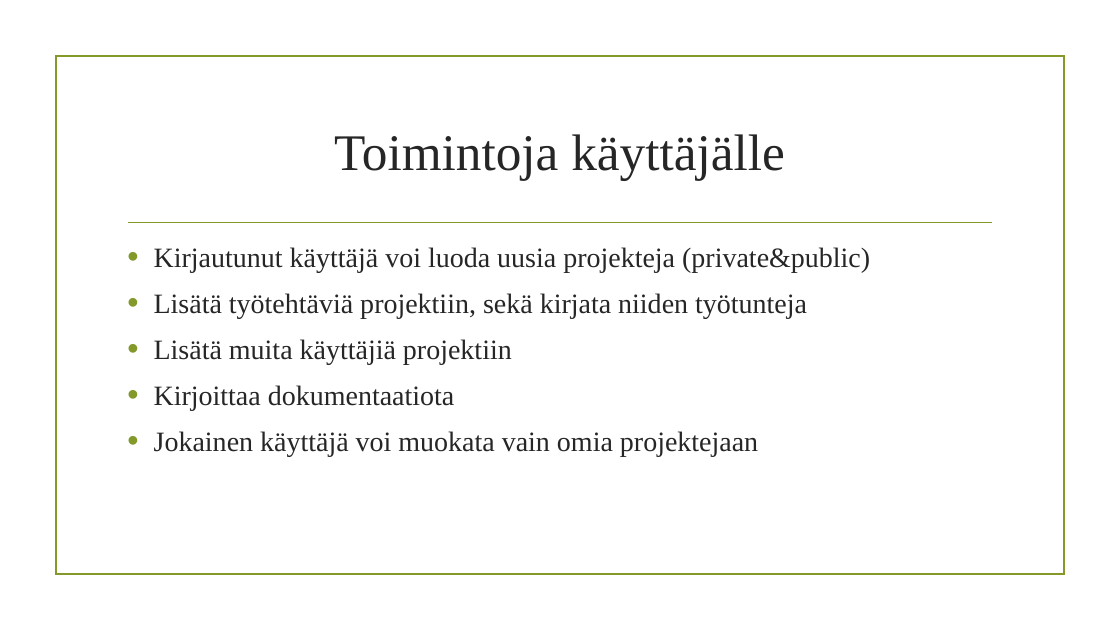
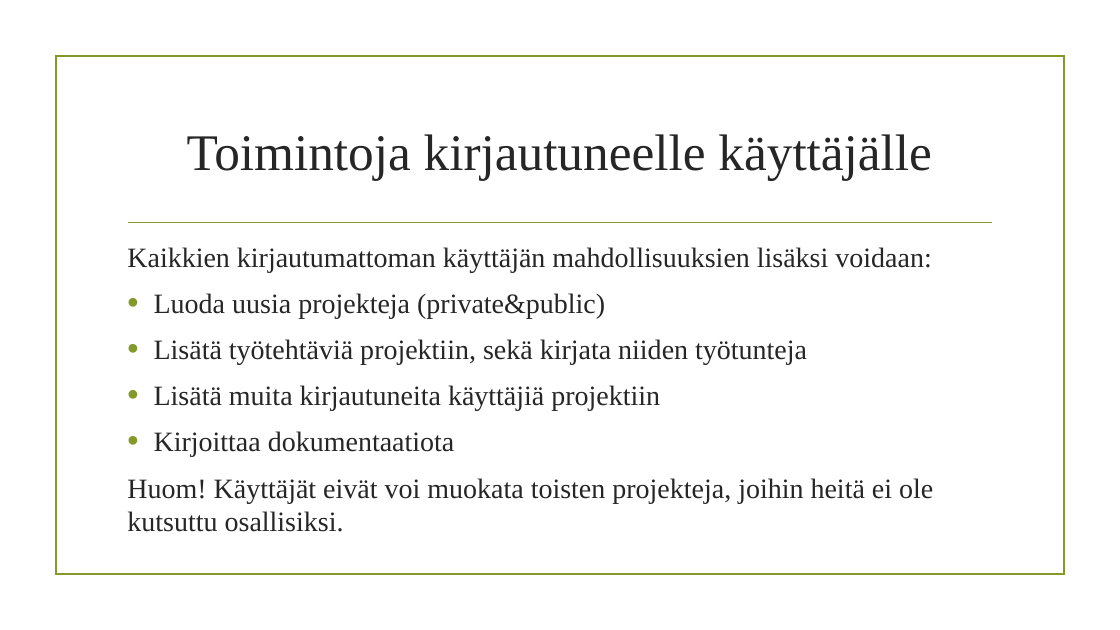
Before and after one commit to AtlasCorporation/ProjectManagementTool, a slide deck: slide 5 of Atlas.pptx (slide 3 before the commit). Drawn at 1120x630 pixels with LibreOffice and Linux fonts; fonts in the diff are those of the drawing; background and template pictures are left out. Boxes give left, top, right and bottom in pixels: in the first picture for what was removed or moved away, otherwise in the second. Text is boxed around its words. In the diff, an @@ line names an element or a change of style, - is before the commit and + after.

Commit message:
Update powerpoint

```diff
--- a/Atlas.pptx
+++ b/Atlas.pptx
@@ title at [187,134,931,181]: text changed @@
-Toimintoja käyttäjälle
+Toimintoja kirjautuneelle käyttäjälle
@@ text at [127,247,931,318]: text changed @@
-• Kirjautunut käyttäjä voi luoda uusia projekteja (private&public)
+Kaikkien kirjautumattoman käyttäjän mahdollisuuksien lisäksi voidaan:
+• Luoda uusia projekteja (private&public)
@@ text at [154,385,660,411]: text changed @@
-• Lisätä muita käyttäjiä projektiin
+• Lisätä muita kirjautuneita käyttäjiä projektiin
@@ text at [127,478,933,532]: text changed @@
-• Jokainen käyttäjä voi muokata vain omia projektejaan
+Huom! Käyttäjät eivät voi muokata toisten projekteja, joihin heitä ei ole kutsuttu osallisiksi.
```
Also in this commit, not shown: 1 other slide changed, 4 slides added, 1 slide removed.
